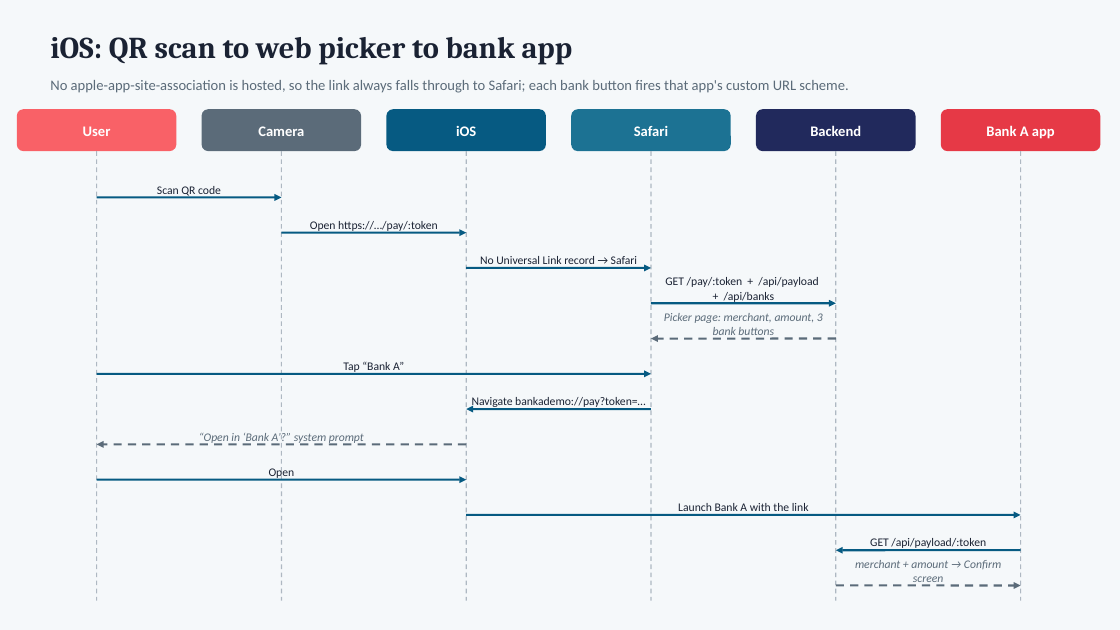
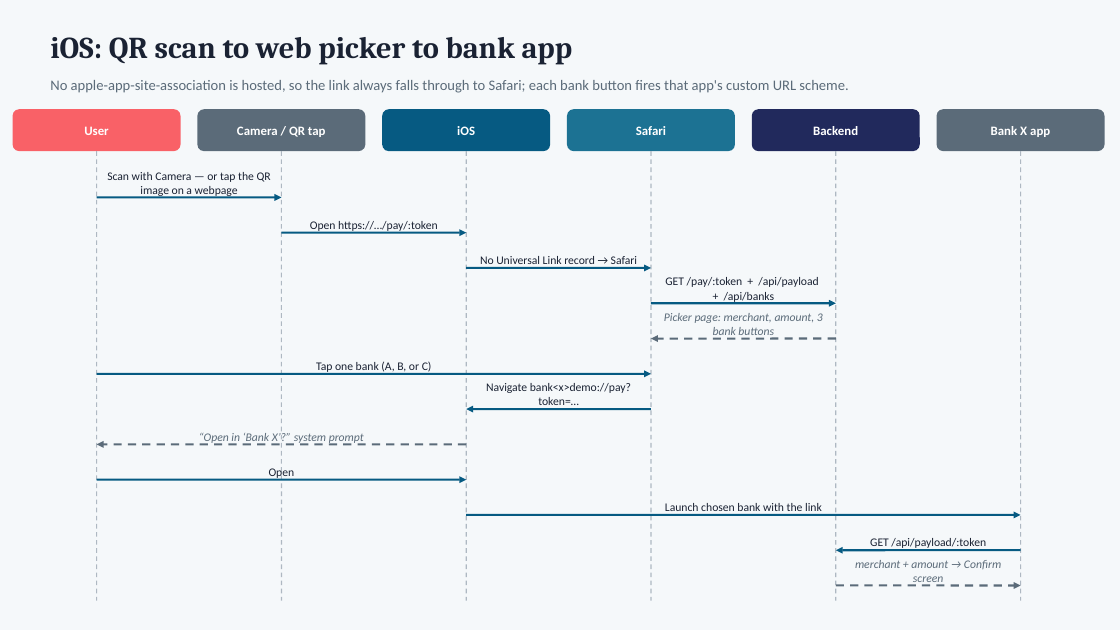
Before and after one commit to deandrehaijielim-commits/sgqr-deep-link-demo, a slide deck: slide 2 of SGQR_Sequence_Diagrams.pptx. Drawn at 1120x630 pixels with LibreOffice and Linux fonts; fonts in the diff are those of the drawing. Boxes give left, top, right and bottom in pixels: in the first picture for what was removed or moved away, otherwise in the second. Text is boxed around its words. In the diff, an @@ line names an element or a change of style, - is before the commit and + after.

Commit message:
Sequence diagrams: generic dual entry point and generic bank outcome
Android/iOS diagrams now show "Scan with Camera — or tap the QR image
on a webpage" as the trigger (both are valid ways to reach the same
link), and resolve to a generic "Bank X app" instead of hardcoding
Bank A, since the chooser/picker can end in any of the 3 banks.

```diff
--- a/SGQR_Sequence_Diagrams.pptx
+++ b/SGQR_Sequence_Diagrams.pptx
@@ rounded rectangle resized from (x1=17, y1=109, x2=176, y2=151) to (x1=13, y1=109, x2=181, y2=151) @@
@@ rounded rectangle resized from (x1=202, y1=109, x2=361, y2=151) to (x1=197, y1=109, x2=365, y2=151) @@
@@ rounded rectangle resized from (x1=386, y1=109, x2=546, y2=151) to (x1=382, y1=109, x2=550, y2=151) @@
@@ size 12.5 to 11 pt in 4 elements at (x1=84, y1=126, x2=109, y2=135), (x1=457, y1=126, x2=475, y2=135), (x1=813, y1=126, x2=858, y2=135), (x1=636, y1=126, x2=666, y2=135) @@
@@ rounded rectangle resized from (x1=571, y1=109, x2=731, y2=151) to (x1=567, y1=109, x2=735, y2=151) @@
@@ rounded rectangle resized from (x1=756, y1=109, x2=916, y2=151) to (x1=752, y1=109, x2=920, y2=151) @@
@@ rounded rectangle resized from (x1=941, y1=109, x2=1101, y2=151) to (x1=937, y1=109, x2=1105, y2=151) @@
@@ rounded rectangle at (x1=937, y1=109, x2=1105, y2=151): fill #E63946 to #5B6B79 @@
@@ text at (x1=237, y1=126, x2=326, y2=137): text changed; size 12.5 to 11 pt @@
-Camera
+Camera / QR tap
@@ text at (x1=991, y1=126, x2=1050, y2=137): text changed; size 12.5 to 11 pt @@
-Bank A app
+Bank X app
@@ text at (x1=107, y1=172, x2=271, y2=197): text changed @@
-Scan QR code
+Scan with Camera — or tap the QR image on a webpage
@@ text at (x1=316, y1=361, x2=432, y2=372): text changed @@
-Tap “Bank A”
+Tap one bank (A, B, or C)
@@ text at (x1=486, y1=383, x2=631, y2=409): text changed @@
-Navigate bankademo://pay?token=…
+Navigate bank<x>demo://pay?token=…
@@ text at (x1=199, y1=433, x2=364, y2=444): text changed @@
-“Open in ‘Bank A’?” system prompt
+“Open in ‘Bank X’?” system prompt
@@ text at (x1=665, y1=503, x2=822, y2=515): text changed @@
-Launch Bank A with the link
+Launch chosen bank with the link
```
Also in this commit, not shown: 2 other slides changed.
